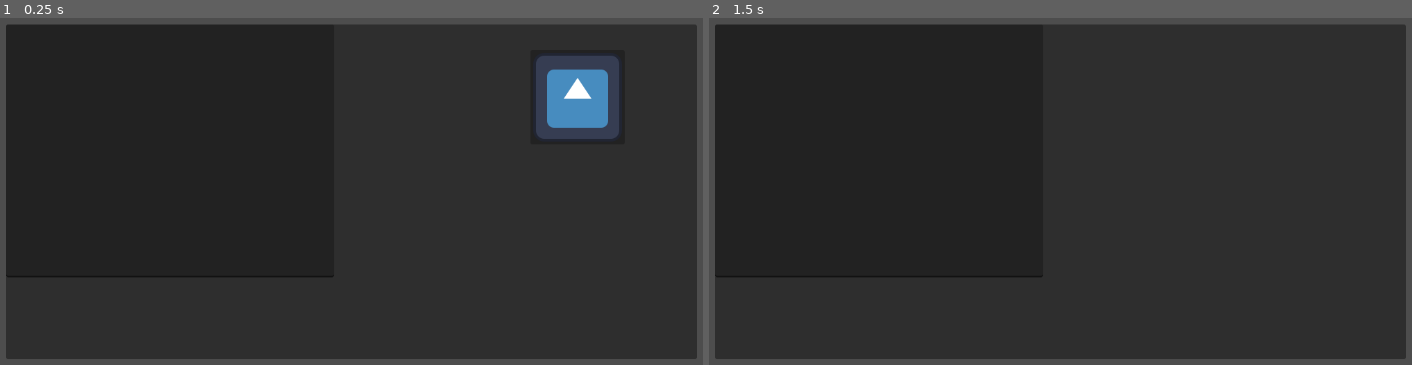
Above: before the commit, frames 1-2 (left to right).
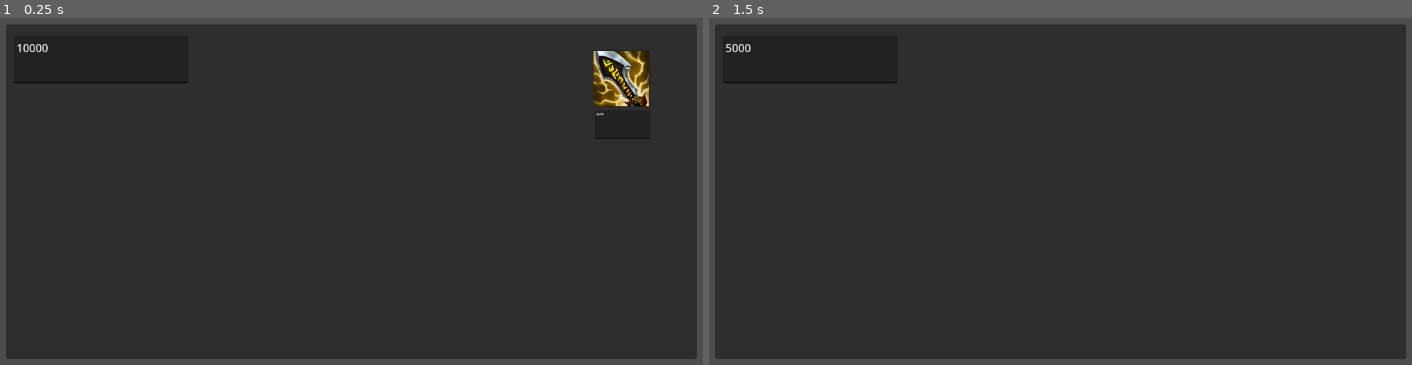
Above: after the commit, the same moments.

Repository: jatgm/TSA-2025
Game: Godot game, scene res://hello.tscn
Same seed, same stepped clock (60 frames per second), same inputs: the game is played once before the commit and once after it. The project has no main scene, so this scene is started directly. The engine's default icon, where the game draws it, is replaced by a stand-in: a white triangle on a blue panel in a dark square.
Inputs (mouse positions are in pixels of both pictures, inside the frame that each line leads up to; where the layout moved, square brackets give the same spot in the first picture):
- Up to frame 1 (0.25 s): no input
- Up to frame 2 (1.5 s): click (1327, 76) [1285, 97] at 0.5 s; tap Enter at 1.25 s

The runs differ from the first frame. In frame 1, 3.7% of the frame differs, in the area x 0-93%, y 7-75%; in frame 2, 0.2%.

Commit message:
IE
added THE infinity edge

Diff:
--- a/button.gd
+++ b/canvas_layer.gd
@@ -1,15 +1,16 @@
-extends Button
+extends CanvasLayer
 
-
+@export var gold = 10000
 # Called when the node enters the scene tree for the first time.
 func _ready() -> void:
-	pass # Replace with function body.
-
+	$Panel/TextEdit.text = str(gold)
 
 # Called every frame. 'delta' is the elapsed time since the previous frame.
 func _process(delta: float) -> void:
 	pass
 
 
-func _on_pressed() -> void:
-	self.set_visible(false)
+func _on_button_pressed() -> void:
+	$Panel/Button.set_visible(false)
+	gold -= 5000
+	$Panel/TextEdit.text = str(gold)
--- a/hello.tscn
+++ b/hello.tscn
@@ -1,13 +1,14 @@
 [gd_scene load_steps=3 format=3 uid="uid://eckkr1nvkw66"]
 
-[ext_resource type="Texture2D" uid="uid://caqojhnkp5jy6" path="res://icon.svg" id="1_6pnam"]
-[ext_resource type="Script" path="res://button.gd" id="2_yod40"]
+[ext_resource type="Script" path="res://canvas_layer.gd" id="1_hd0um"]
+[ext_resource type="Texture2D" uid="uid://ho66u4m2dw0f" path="res://3031.webp" id="2_svuy7"]
 
 [node name="Node2D" type="Node2D"]
 
 [node name="Camera2D" type="Camera2D" parent="."]
 
 [node name="CanvasLayer" type="CanvasLayer" parent="."]
+script = ExtResource("1_hd0um")
 
 [node name="Panel" type="Panel" parent="CanvasLayer"]
 anchors_preset = 8
@@ -23,16 +24,27 @@
 grow_vertical = 2
 
 [node name="Button" type="Button" parent="CanvasLayer/Panel"]
-offset_left = 756.0
+offset_left = 846.0
 offset_top = 36.5
-offset_right = 892.0
-offset_bottom = 172.5
-icon = ExtResource("1_6pnam")
-script = ExtResource("2_yod40")
+offset_right = 1110.0
+offset_bottom = 300.5
+scale = Vector2(0.310183, 0.310183)
+icon = ExtResource("2_svuy7")
+
+[node name="TextEdit" type="TextEdit" parent="CanvasLayer/Panel/Button"]
+layout_mode = 0
+offset_left = 9.67165
+offset_top = 280.48
+offset_right = 267.672
+offset_bottom = 412.48
+text = "3600"
 
 [node name="TextEdit" type="TextEdit" parent="CanvasLayer/Panel"]
 layout_mode = 0
-offset_right = 473.0
-offset_bottom = 365.0
+offset_left = 11.0
+offset_top = 15.5
+offset_right = 263.0
+offset_bottom = 84.5
+text = "Gold=100"
 
-[connection signal="pressed" from="CanvasLayer/Panel/Button" to="CanvasLayer/Panel/Button" method="_on_pressed"]
+[connection signal="pressed" from="CanvasLayer/Panel/Button" to="CanvasLayer" method="_on_button_pressed"]
Binary file added: 3031.webp
Not shown, added: 3031.webp.import
